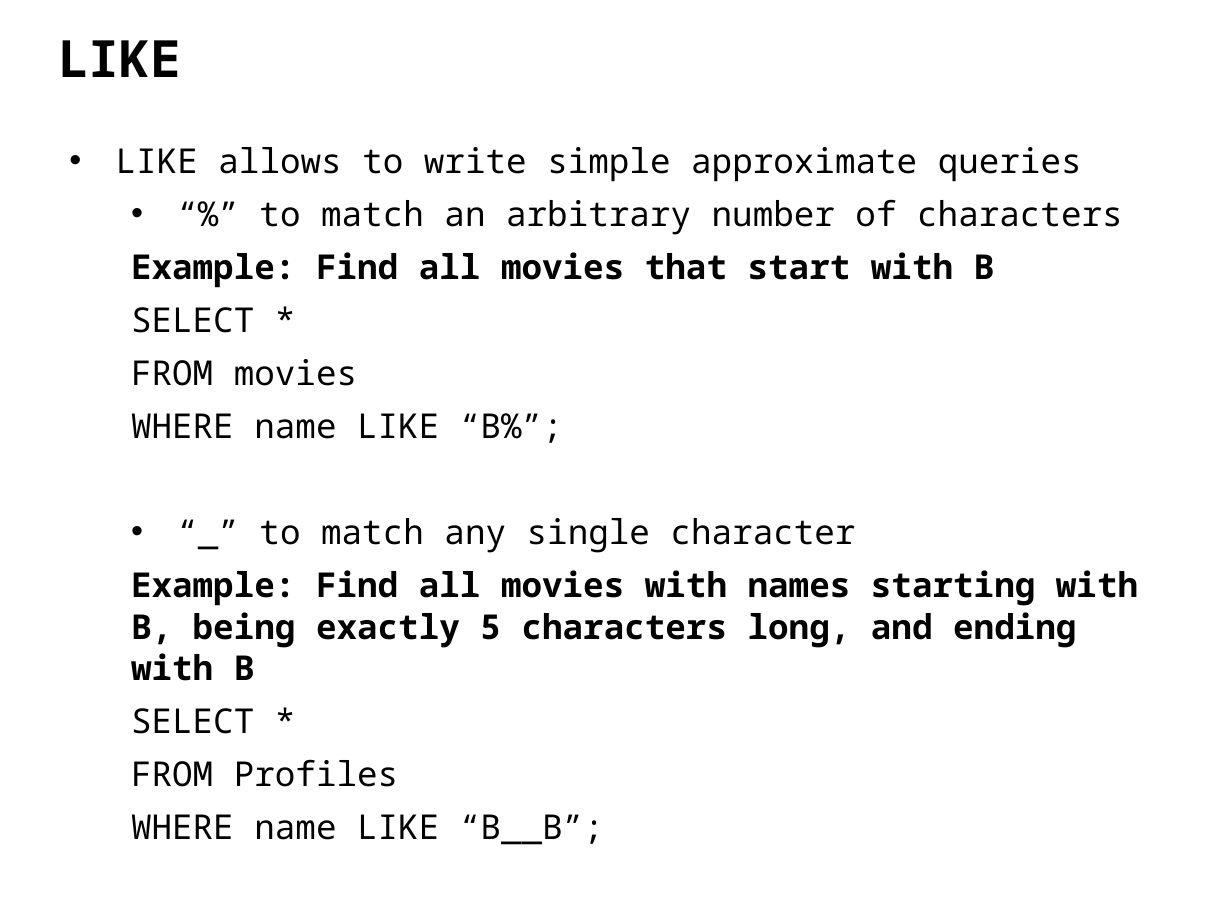
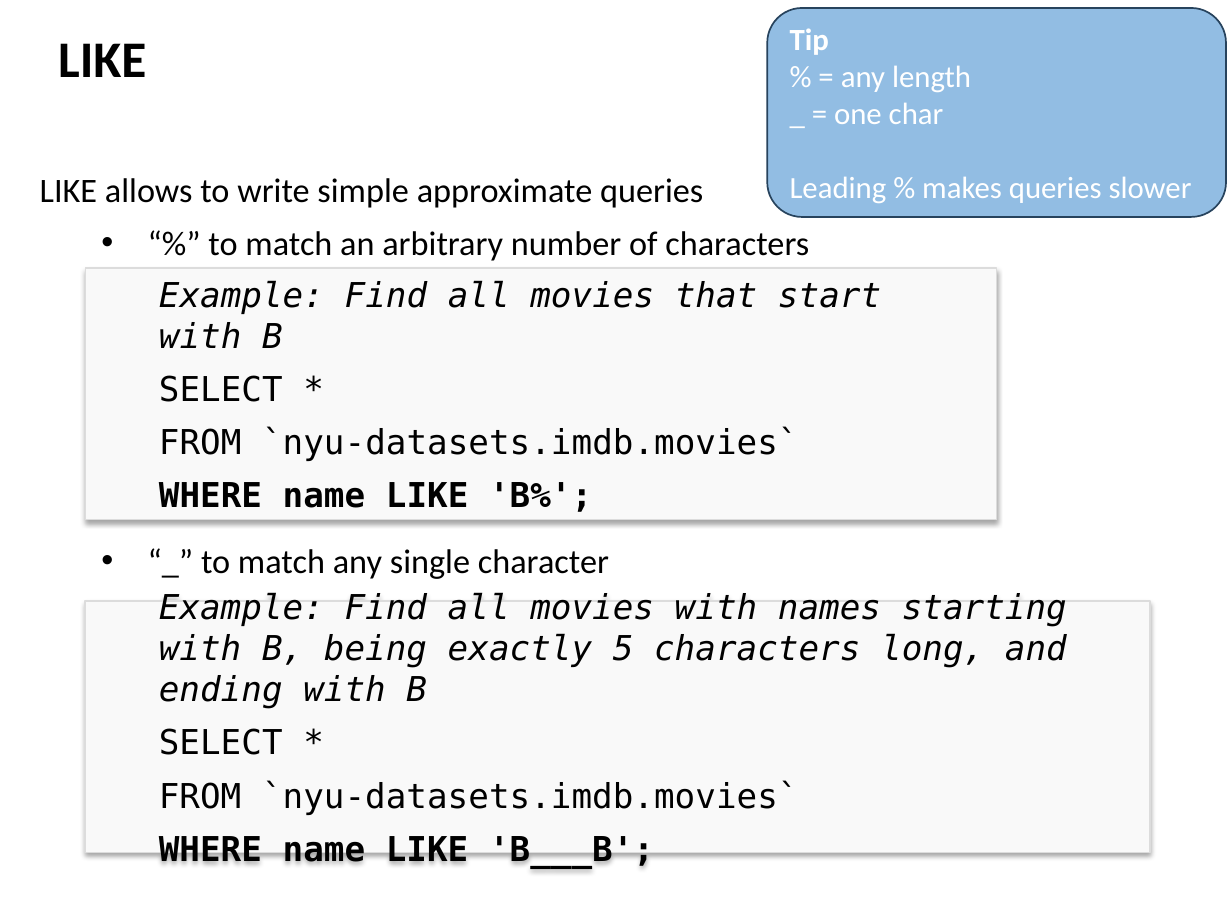
Before and after one commit to ipeirotis/introduction-to-databases, a slide deck: slide 13 of session3/B3-SQL_Filtering.pptx (slide 12 before the commit). Drawn at 1232x924 pixels with LibreOffice and Linux fonts; fonts in the diff are those of the drawing. Boxes give left, top, right and bottom in pixels: in the first picture for what was removed or moved away, otherwise in the second. Text is boxed around its words. In the diff, an @@ line names an element or a change of style, - is before the commit and + after.

```diff
--- a/session3/B3-SQL_Filtering.pptx
+++ b/session3/B3-SQL_Filtering.pptx
@@ text "LIKE" at (58,43,146,77): font Noto Sans Mono to Calibri @@
@@ rounded rectangle added at (768,7,1226,217), fill #5B9BD5 at 66% opacity, outline #28445D 1 pt, 18 pt, text #FFFFFF @@
+Tip
+% = any length
+_ = one char
+Leading % makes queries slower
@@ text "LIKE allows to write simple ...": place and size @@
-text "LIKE allows to write simple ..." at (116,147,1138,787)
+text "LIKE allows to write simple ..." at (40,178,809,579)
@@ text "LIKE allows to write simple ..." at (40,178,809,579): font Noto Sans Mono to Calibri; bullet • to none @@
@@ rectangle added at (85,269,997,520), fill #F9F9F9, outline #DCDCDC 0.75 pt, 20 pt, text #000000 @@
+  Example: Find all movies that start with B
+  SELECT *
+  FROM `nyu-datasets.imdb.movies`
+  WHERE name LIKE 'B%';
@@ text at (131,252,995,443): paragraphs removed @@
-  Example: Find all movies that start with B
-  SELECT *
-  FROM movies
-  WHERE name LIKE “B%”;
@@ text at (131,570,1138,787): paragraphs removed @@
-  Example: Find all movies with names starting with B, being exactly 5 characters long, and ending with B
-  SELECT *
-  FROM Profiles
-  WHERE name LIKE “B__B”;
@@ rectangle added at (85,601,1149,853), fill #F9F9F9, outline #DCDCDC 0.75 pt, 20 pt, text #000000, italic @@
+  Example: Find all movies with names starting with B, being exactly 5 characters long, and ending with B
+  SELECT *
+  FROM `nyu-datasets.imdb.movies`
+  WHERE name LIKE 'B___B';
```
Also in this commit, not shown: 21 other slides changed, 2 slides added, 3 slides removed.
